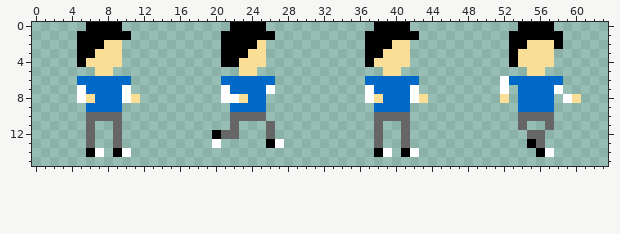
Two states of a pixel-art sprite, Content/Sprite0.png. The first picture shows the starting point.
The file is 512x128 pixels, drawn in blocks of 8x8; one block is one cell here.
After:
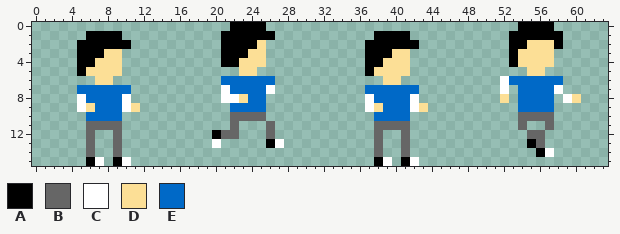
Palette (. is transparent): A #000000  B #666666  C #ffffff  D #fcdf96  E #0069c7
Edits made:
Changed rows in their new state; - is an unchanged pixel.
first column x 5:
 0 -....----------------------------....--
 1 .----.--------------------------.----.-
 2 ---AAA-----------------------------AAA-
 3 --A-------------------------------A----
 4 -A-------------------------------A-----
 5 AD--D---------------------------AD--D--
 6 ..DD..--------------------------..DD..-
 7 E----E--------------------------E----E-
 8 -E----.--------------------------E----.
 9 CD---CD-------------------------CD---CD
10 -EEEE----------------------------EEEE--
11 --BB------------------------------BB---
14 -B.-B.---------------------------B.-B.-
15 -AC-AC---------------------------AC-AC-
Changed places in both pictures, as pixel boxes (x1, y1, x2, y2):
changed: (77, 22, 140, 166)
changed: (365, 22, 428, 166)
